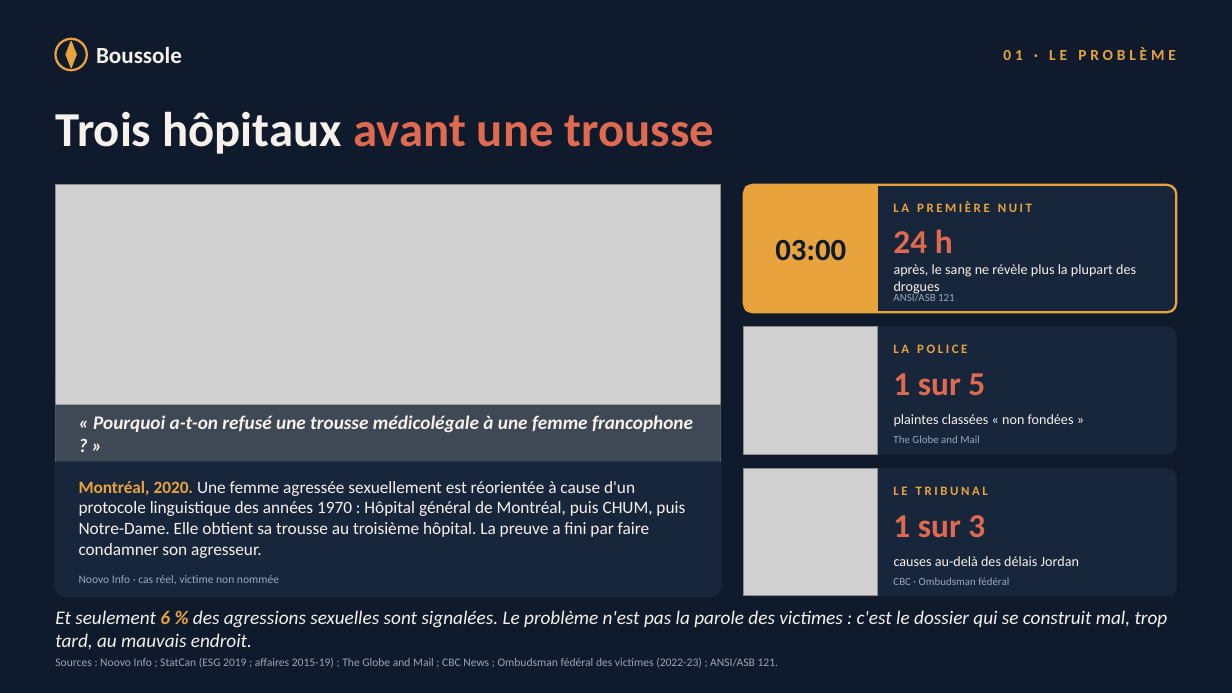
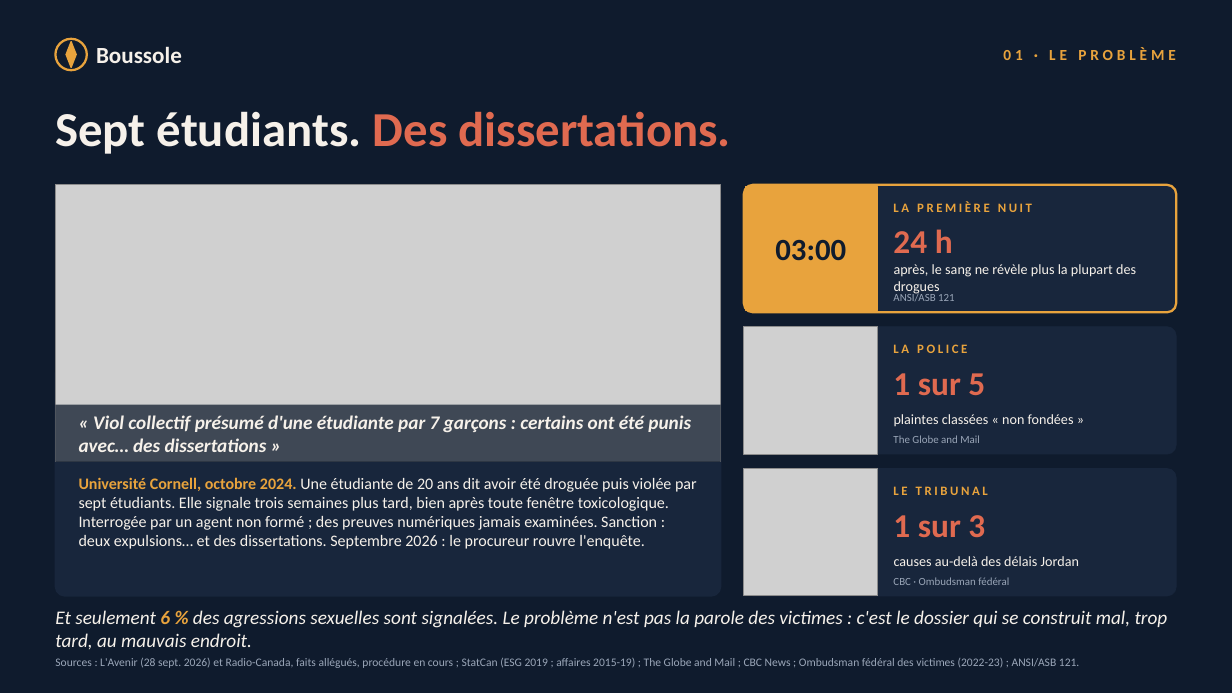
Before and after one commit to sam-halimi/hackathon-codeML-SAA, a slide deck: slide 1 of docs/deck/Boussole-pitch.pptx. Drawn at 1232x693 pixels with LibreOffice and Linux fonts; fonts in the diff are those of the drawing; grey boxes stand for pictures. Boxes give left, top, right and bottom in pixels: in the first picture for what was removed or moved away, otherwise in the second. Text is boxed around its words. In the diff, an @@ line names an element or a change of style, - is before the commit and + after.

```diff
--- a/docs/deck/Boussole-pitch.pptx
+++ b/docs/deck/Boussole-pitch.pptx
@@ text at (x1=55, y1=111, x2=731, y2=154): text changed @@
-Trois hôpitaux avant une trousse
+Sept étudiants. Des dissertations.
@@ text at (x1=79, y1=415, x2=691, y2=452): text changed @@
-« Pourquoi a-t-on refusé une trousse médicolégale à une femme francophone ? »
+« Viol collectif présumé d'une étudiante par 7 garçons : certains ont été punis avec… des dissertations »
@@ text added at (x1=79, y1=477, x2=697, y2=549), 12.5 pt, text #F6F1EA @@
+Université Cornell, octobre 2024. Une étudiante de 20 ans dit avoir été droguée puis violée par sept étudiants. Elle signale trois semaines plus tard, bien après toute fenêtre toxicologique. Interrogée par un agent non formé ; des preuves numériques jamais examinées. Sanction : deux expulsions… et des dissertations. Septembre 2026 : le procureur rouvre l'enquête.
@@ text removed at (x1=79, y1=481, x2=685, y2=558) @@
-Montréal, 2020. Une femme agressée sexuellement est réorientée à cause d'un protocole linguistique des années 1970 : Hôpital général de Montréal, puis CHUM, puis Notre-Dame. Elle obtient sa trousse au troisième hôpital. La preuve a fini par faire condamner son agresseur.
@@ text removed at (x1=79, y1=575, x2=279, y2=584) @@
-Noovo Info · cas réel, victime non nommée
@@ text at (x1=55, y1=658, x2=1079, y2=668): text changed @@
-Sources : Noovo Info ; StatCan (ESG 2019 ; affaires 2015-19) ; The Globe and Mail ; CBC News ; Ombudsman fédéral des victimes (2022-23) ; ANSI/ASB 121.
+Sources : L'Avenir (28 sept. 2026) et Radio-Canada, faits allégués, procédure en cours ; StatCan (ESG 2019 ; affaires 2015-19) ; The Globe and Mail ; CBC News ; Ombudsman fédéral des victimes (2022-23) ; ANSI/ASB 121.
```
Also in this commit, not shown: 3 other files.
